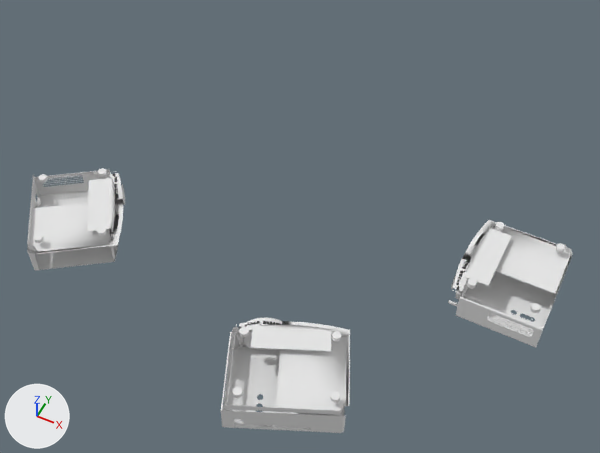
What one commit did to the FBX model Color_00.fbx.
Camera for both pictures: a camera (50 mm lens) standing at (0.01382, -0.01999, 0.04625) and looking at (0.00461, -0.00157, 0.02323). The axes (+X, +Y, +Z) are drawn at lower left. The lights are the same throughout. Where no turn or scale is listed for an object, it has been applied to the vertices. Vertices at the same position are counted once.

The first picture shows 'Color_00'.
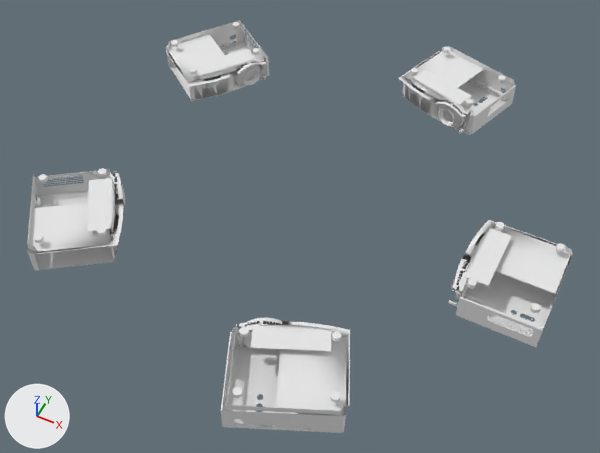
Location of each change, (x1, y1, x2, y2) in pixels of the pictures (600 x 453 px):
'Color_00', reshaped (56% taller): before (27, 168, 573, 433); after (27, 20, 573, 433)
part 1 of me_color_00, added: after (399, 46, 516, 135)
part 2 of me_color_00, added: after (498, 75, 506, 83)
part 3 of me_color_00, added: after (466, 99, 473, 106)
part 4 of me_color_00, added: after (441, 104, 460, 125)
part 5 of me_color_00, added: after (438, 109, 455, 126)
part 6 of me_color_00, added: after (411, 68, 418, 75)
part 7 of me_color_00, added: after (443, 46, 450, 53)
part 8 of me_color_00, added: after (166, 20, 269, 101)
part 9 of me_color_00, added: after (253, 48, 260, 55)
part 10 of me_color_00, added: after (239, 65, 260, 84)
part 11 of me_color_00, added: after (243, 69, 260, 85)
part 12 of me_color_00, added: after (171, 40, 231, 75)

The change, as a diff of the scene's bpy script:
```diff
--- a/Color_00.fbx.py
+++ b/Color_00.fbx.py
@@ me_color_00 @@
-me_color_00.from_pydata(...)  # 9138 vertices, 13731 faces; spans x -0.0048..0.014, y -0.0101..0.0007, z 0.0235..0.0249
+me_color_00.from_pydata(...)  # 15230 vertices, 22885 faces; spans x -0.0048..0.014, y -0.0101..0.0095, z 0.0235..0.0249
+# me_color_00 part 1: the loose piece of 1028 vertices spanning x 0.0107..0.014, y -0.0031..0.0007, z 0.0235..0.0248 is copied, and the copy is turned 72 degrees about the z axis through its middle, then moved by (-0.005, 0.0086, 0.0); it spans x 0.0051..0.0096, y 0.0054..0.0095, z 0.0235..0.0248
+# me_color_00 part 2: the loose piece of 48 vertices spanning x 0.0133..0.0136, y -0.0028..-0.0025, z 0.0248..0.0249 is copied, and the copy is turned 72 degrees about the z axis through its middle, then moved by (-0.0045, 0.0107, 0.0); it spans x 0.0089..0.0092, y 0.0079..0.0082, z 0.0248..0.0249
+# me_color_00 part 3: the loose piece of 48 vertices spanning x 0.0112..0.0115, y -0.0028..-0.0025, z 0.0248..0.0249 is copied, and the copy is turned 72 degrees about the z axis through its middle, then moved by (-0.003, 0.0086, 0.0); it spans x 0.0082..0.0085, y 0.0059..0.0062, z 0.0248..0.0249
+# me_color_00 part 4: the loose piece of 48 vertices spanning x 0.011, y -0.0026..-0.0016, z 0.0237..0.0246 is copied, and the copy is scaled about its middle by (-54.2, 0.326, 1), then moved by (-0.0033, 0.0079, 0.0); it spans x 0.0072..0.0081, y 0.0057..0.006, z 0.0237..0.0246
+# me_color_00 part 5: the loose piece of 72 vertices spanning x 0.0107..0.0109, y -0.0025..-0.0017, z 0.0238..0.0245 is copied, and the copy is turned 72 degrees about the z axis through its middle, then moved by (-0.0032, 0.0077, 0.0); it spans x 0.0072..0.008, y 0.0055..0.0058, z 0.0238..0.0245
+# me_color_00 part 6: the loose piece of 48 vertices spanning x 0.0113..0.0116, y 0.0001..0.0004, z 0.0247..0.0249 is copied, and the copy is turned 72 degrees about the z axis through its middle, then moved by (-0.0058, 0.0067, 0.0); it spans x 0.0055..0.0058, y 0.0068..0.0071, z 0.0247..0.0249
+# me_color_00 part 7: the loose piece of 48 vertices spanning x 0.0134..0.0137, y 0.0001..0.0004, z 0.0247..0.0249 is copied, and the copy is turned 72 degrees about the z axis through its middle, then moved by (-0.0072, 0.0088, 0.0); it spans x 0.0062..0.0065, y 0.0088..0.0091, z 0.0247..0.0249
+# me_color_00 part 8: the loose piece of 1028 vertices spanning x -0.0048..-0.0001, y -0.0078..-0.0032, z 0.0235..0.0248 is copied, and the copy is turned -72 degrees about the z axis through its middle, then moved by (-0.0001, 0.0102, 0.0); it spans x -0.0048..-0.0002, y 0.0023..0.0071, z 0.0235..0.0248
+# me_color_00 part 9: the loose piece of 48 vertices spanning x -0.0025..-0.0022, y -0.0039..-0.0036, z 0.0248..0.0249 is copied, and the copy is turned -72 degrees about the z axis through its middle, then moved by (0.0015, 0.0089, 0.0); it spans x -0.001..-0.0007, y 0.005..0.0053, z 0.0248..0.0249
+# me_color_00 part 10: the loose piece of 48 vertices spanning x -0.002..-0.0014, y -0.0044..-0.0036, z 0.0237..0.0246 is copied, and the copy is scaled about its middle by (-1.05, 0.975, 1), then moved by (0.0009, 0.0085, 0.0); it spans x -0.0011..-0.0005, y 0.0041..0.0049, z 0.0237..0.0246
+# me_color_00 part 11: the loose piece of 72 vertices spanning x -0.0018..-0.0013, y -0.0042..-0.0035, z 0.0238..0.0245 is copied, and the copy is turned -72 degrees about the z axis through its middle, then moved by (0.0009, 0.0082, 0.0); it spans x -0.001..-0.0004, y 0.004..0.0047, z 0.0238..0.0245
+# me_color_00 part 12: 920 vertices added at x -0.0044..-0.0024, y 0.0028..0.0066, z 0.0235..0.0249
 me_color_00.materials.append(mat_color_00material)
```
